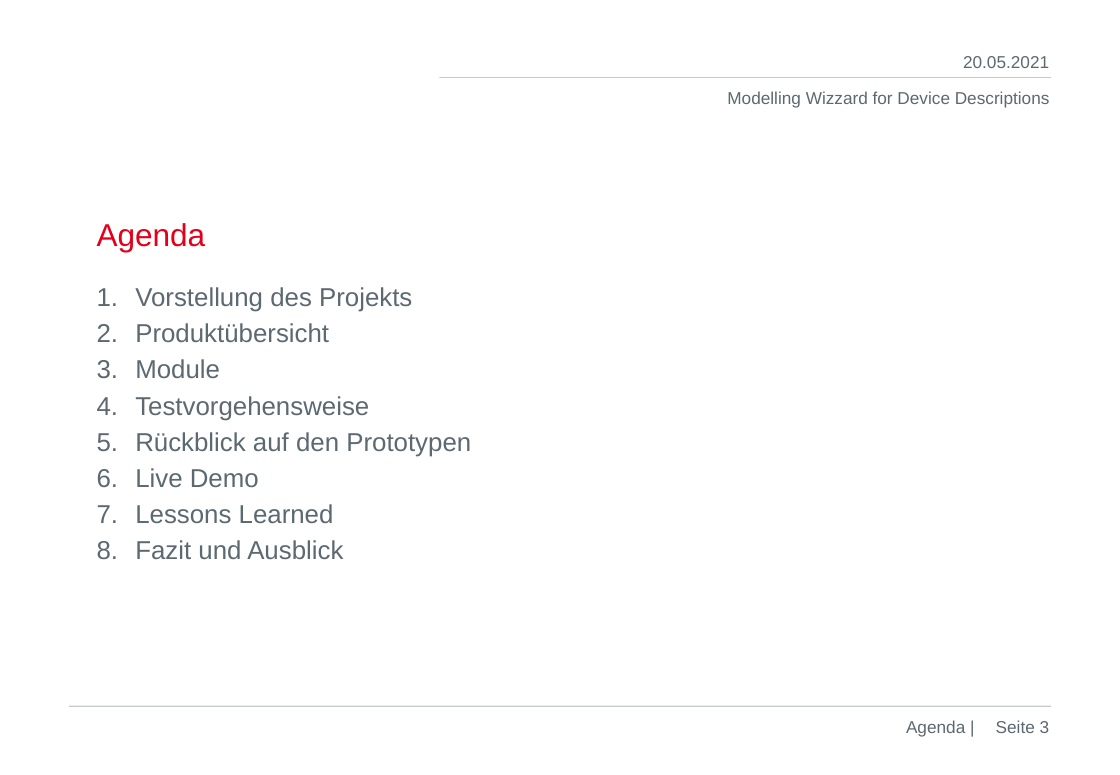
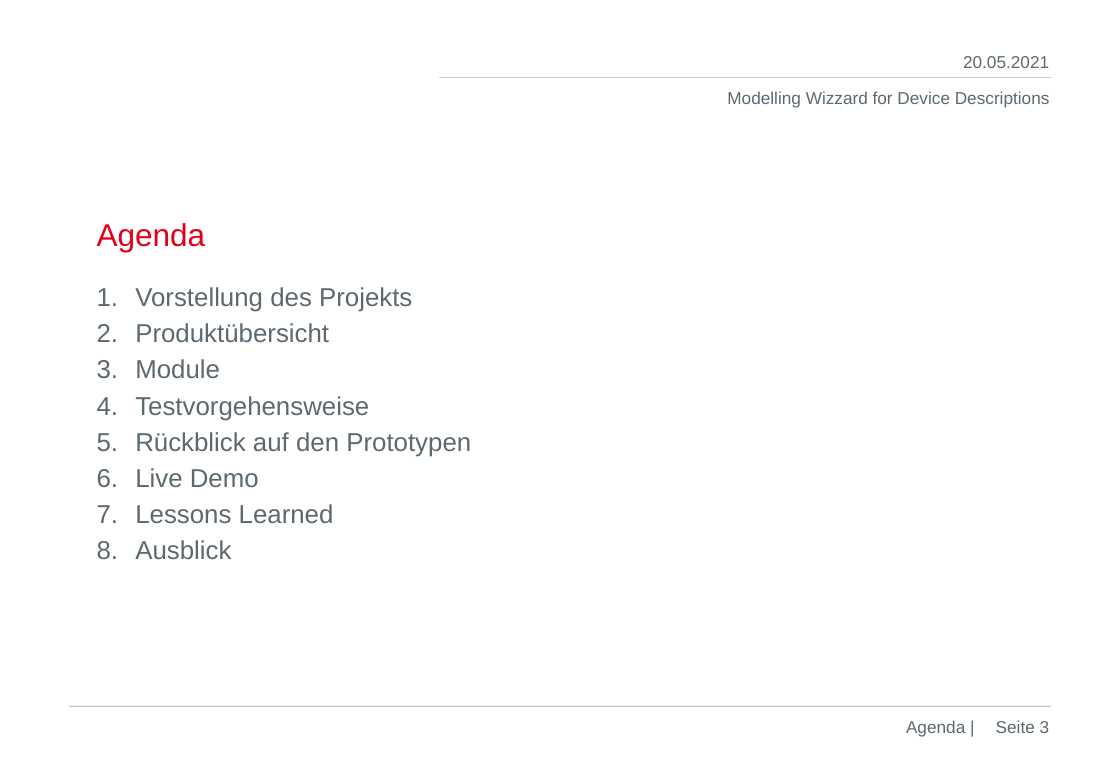
Before and after one commit to DekaAthlos/TINF19C-ModellingWizard, a slide deck: slide 3 of Projektleiter/Prasentation_4.Semester.pptx. Drawn at 1120x775 pixels with LibreOffice and Linux fonts; fonts in the diff are those of the drawing; background and template pictures are left out. Boxes give left, top, right and bottom in pixels: in the first picture for what was removed or moved away, otherwise in the second. Text is boxed around its words. In the diff, an @@ line names an element or a change of style, - is before the commit and + after.

```diff
--- a/Projektleiter/Prasentation_4.Semester.pptx
+++ b/Projektleiter/Prasentation_4.Semester.pptx
@@ text at (135, 540, 231, 559): text changed @@
-8. Fazit und Ausblick
+8. Ausblick
```
Also in this commit, not shown: 2 other slides changed.
